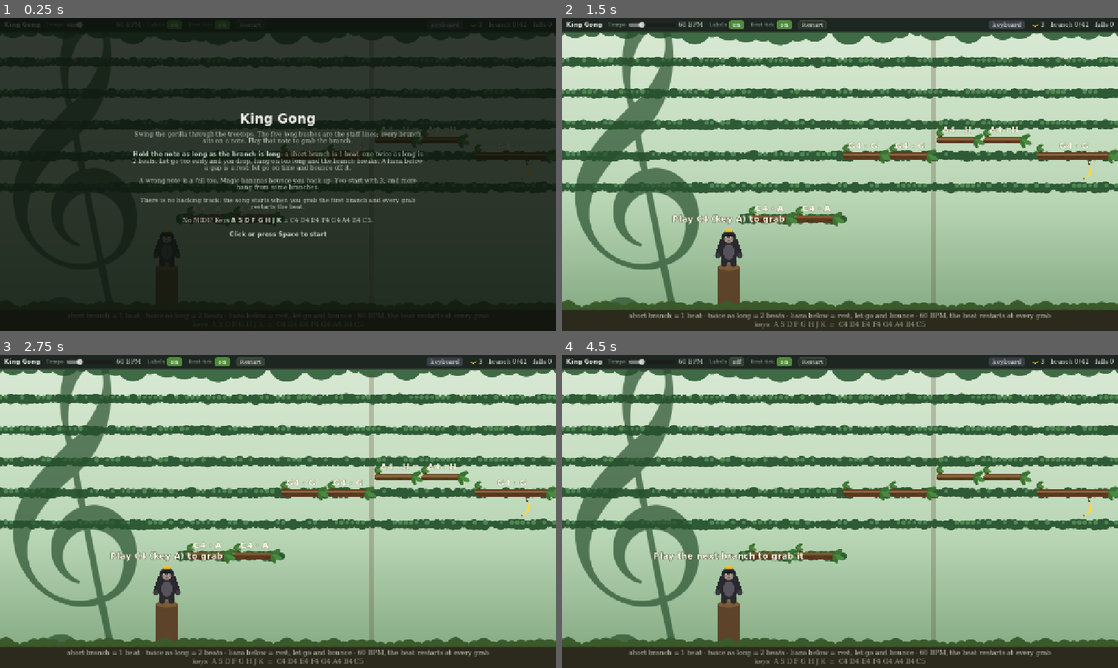
Above: before the commit, frames 1-4 (two rows, left to right).
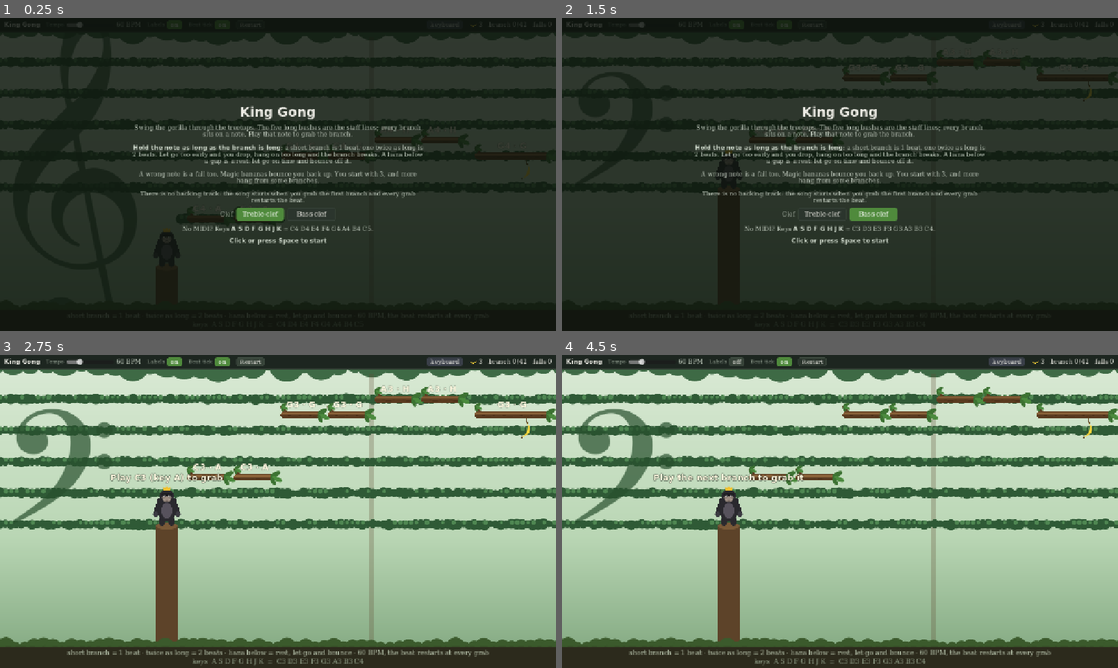
Above: after the commit, the same moments.

Repository: judokas01/midi-game-concepts
Game: Godot game, scene res://main.tscn
Two runs of this game, one before a commit and one after it. Both use one fixed random seed, a clock stepped at 60 frames per second and the inputs below.
Inputs (mouse positions are in pixels of both pictures, inside the frame that each line leads up to):
- Up to frame 1 (0.25 s): no input
- Up to frame 2 (1.5 s): click (823, 215) at 0.5 s, where only the run after the commit has a clickable "Treble clef"; click (873, 215) at 1.25 s, where only the run after the commit has a clickable "Bass clef"
- Up to frame 3 (2.75 s): click "Restart" at 2 s
- Up to frame 4 (4.5 s): click "Restart" at 2.75 s; click "Restart" at 3.5 s; click "on" at 4.25 s

The runs differ from the first frame. In frame 1, 6.3% of the frame differs, in the area x 23-77%, y 28-73%; in frame 2, 96%, in the area x 0-100%, y 0-100%; in frame 3, 11%; in frame 4, 11%.

Commit message:
added bass cleff

Diff:
--- a/godot-implementations/king-gong/main.tscn
+++ b/godot-implementations/king-gong/main.tscn
@@ -32,6 +32,11 @@
 font_size = 468
 font_color = Color(0.14902, 0.305882, 0.172549, 0.7)
 
+[sub_resource type="LabelSettings" id="LabelSettings_bass_clef"]
+font = SubResource("SystemFont_clef")
+font_size = 330
+font_color = Color(0.14902, 0.305882, 0.172549, 0.7)
+
 [sub_resource type="StyleBoxFlat" id="StyleBoxFlat_bar"]
 content_margin_left = 10.0
 content_margin_top = 6.0
@@ -63,6 +68,8 @@
 font_names = PackedStringArray("Segoe UI", "Arial", "sans-serif")
 font_weight = 700
 
+[sub_resource type="ButtonGroup" id="ButtonGroup_clef"]
+
 [node name="Game" type="Node2D"]
 script = ExtResource("1_game")
 
@@ -103,7 +110,7 @@
 [node name="Clef" type="Parallax2D" parent="."]
 scroll_scale = Vector2(0, 0)
 
-[node name="Glyph" type="Label" parent="Clef"]
+[node name="Treble" type="Label" parent="Clef"]
 offset_left = 7.2
 offset_top = -71.4
 offset_right = 268.2
@@ -111,6 +118,16 @@
 mouse_filter = 2
 text = "𝄞"
 label_settings = SubResource("LabelSettings_clef")
+
+[node name="Bass" type="Label" parent="Clef"]
+visible = false
+offset_left = 13.3
+offset_top = -36.7
+offset_right = 197.3
+offset_bottom = 403.3
+mouse_filter = 2
+text = "𝄢"
+label_settings = SubResource("LabelSettings_bass_clef")
 
 [node name="World" type="Node2D" parent="." node_paths=PackedStringArray("ledger", "trunks")]
 script = ExtResource("2_level")
@@ -392,10 +409,52 @@
 
 A wrong note is a fall too. Magic bananas bounce you back up. You start with 3, and more hang from some branches.
 
-There is no backing track: the song starts when you grab the first branch and every grab restarts the beat.
-
-No MIDI? Keys [b]A S D F G H J K[/b] = C4 D4 E4 F4 G4 A4 B4 C5.
-
-[b]Click or press Space to start[/b][/center]"
+There is no backing track: the song starts when you grab the first branch and every grab restarts the beat.[/center]"
 fit_content = true
 scroll_active = false
+
+[node name="Clef" type="HBoxContainer" parent="Hud/Overlay/Center/Box"]
+layout_mode = 2
+mouse_filter = 2
+theme_override_constants/separation = 8
+alignment = 1
+
+[node name="Caption" type="Label" parent="Hud/Overlay/Center/Box/Clef"]
+layout_mode = 2
+theme_override_colors/font_color = Color(0.768627, 0.807843, 0.756863, 1)
+text = "Clef"
+
+[node name="Treble" type="Button" parent="Hud/Overlay/Center/Box/Clef"]
+custom_minimum_size = Vector2(110, 30)
+layout_mode = 2
+focus_mode = 0
+theme_override_font_sizes/font_size = 15
+toggle_mode = true
+button_pressed = true
+button_group = SubResource("ButtonGroup_clef")
+text = "Treble clef"
+
+[node name="Bass" type="Button" parent="Hud/Overlay/Center/Box/Clef"]
+custom_minimum_size = Vector2(110, 30)
+layout_mode = 2
+focus_mode = 0
+theme_override_font_sizes/font_size = 15
+toggle_mode = true
+button_group = SubResource("ButtonGroup_clef")
+text = "Bass clef"
+
+[node name="Keys" type="RichTextLabel" parent="Hud/Overlay/Center/Box"]
+layout_mode = 2
+mouse_filter = 2
+bbcode_enabled = true
+text = "[center]No MIDI? Keys [b]A S D F G H J K[/b] = C4 D4 E4 F4 G4 A4 B4 C5.[/center]"
+fit_content = true
+scroll_active = false
+
+[node name="Start" type="RichTextLabel" parent="Hud/Overlay/Center/Box"]
+layout_mode = 2
+mouse_filter = 2
+bbcode_enabled = true
+text = "[center][b]Click or press Space to start[/b][/center]"
+fit_content = true
+scroll_active = false
--- a/godot-implementations/king-gong/scripts/game.gd
+++ b/godot-implementations/king-gong/scripts/game.gd
@@ -28,6 +28,7 @@
 var bpm := 60.0
 var labels := true
 var tick_on := true
+var clef := Song.Clef.TREBLE   # chosen on the start screen
 
 var notes: Array[Song.Note] = []
 var bananas := 0
@@ -85,11 +86,12 @@
 	hud.tempo_changed.connect(func(v: float) -> void: bpm = v)
 	hud.labels_toggled.connect(_on_labels_toggled)
 	hud.tick_toggled.connect(_on_tick_toggled)
+	hud.clef_chosen.connect(set_clef)
 	if Array(OS.get_cmdline_user_args()).any(func(a: String) -> bool: return a in ["--autoplay", "--perf"] or a.begins_with("--shots=")):
 		add_child(preload("res://scripts/dev_autoplay.gd").new())
 	now = now_ms()
 	_last = now
-	restart()
+	set_clef(clef)
 
 
 func _process(_delta: float) -> void:
@@ -115,7 +117,7 @@
 
 
 func restart() -> void:
-	notes = Song.parse()
+	notes = Song.parse(clef)
 	world.build(notes)
 	_refresh_labels()
 	hud.clear_messages()
@@ -133,6 +135,17 @@
 	camera.position.x = _camera_x()
 	camera.reset_smoothing()
 	_update_hud()
+
+
+## The bass clef plays the song an octave down, the keyboard fallback too. The level is laid
+## out again behind the start screen.
+func set_clef(c: Song.Clef) -> void:
+	clef = c
+	note_input.octave_shift = Song.OCTAVE_SHIFT[c]
+	hud.show_key_notes(note_input.key_notes())
+	$Clef/Treble.visible = c == Song.Clef.TREBLE
+	$Clef/Bass.visible = c == Song.Clef.BASS
+	restart()
 
 
 func beat_ms() -> float:
@@ -355,7 +368,7 @@
 
 
 func _refresh_labels() -> void:
-	world.show_labels(notes, labels, note_input.source == "keyboard")
+	world.show_labels(notes, labels, note_input)
 
 
 func _on_tick_toggled(on: bool) -> void:
@@ -405,7 +418,7 @@
 		gorilla.show_prompt("", 0.0)
 		return
 	var n := notes[cur]
-	var key := NoteInput.key_for(n.midi) if note_input.source == "keyboard" else ""
+	var key := note_input.key_for(n.midi)
 	var text := "Play the next branch to grab it"
 	if labels:
 		text = "Play %s%s to grab" % [n.name, " (key %s)" % key if key != "" else ""]
--- a/godot-implementations/king-gong/scripts/hud.gd
+++ b/godot-implementations/king-gong/scripts/hud.gd
@@ -7,7 +7,9 @@
 signal tempo_changed(bpm: float)
 signal labels_toggled(on: bool)
 signal tick_toggled(on: bool)
+signal clef_chosen(clef: Song.Clef)
 
+const Song := preload("res://scripts/song.gd")
 const Staff := preload("res://scripts/staff.gd")
 const GlowingBanana := preload("res://scenes/glowing_banana.tscn")
 const SOURCE_COLOURS := {"keyboard": Color("3a3f49"), "MIDI": Color("2e8b57")}
@@ -23,6 +25,7 @@
 @onready var _progress: Label = $Bar/Row/Progress
 @onready var _falls: Label = $Bar/Row/Falls
 @onready var _overlay: Control = $Overlay
+@onready var _overlay_keys: RichTextLabel = $Overlay/Center/Box/Keys
 @onready var _banner: Label = $Banner
 @onready var _legend: Label = $Legend
 @onready var _keys: Label = $Keys
@@ -35,6 +38,8 @@
 	_toggle($Bar/Row/Labels/Toggle, labels_toggled)
 	_toggle($Bar/Row/Tick/Toggle, tick_toggled)
 	$Bar/Row/Restart.pressed.connect(func() -> void: restart_pressed.emit())
+	$Overlay/Center/Box/Clef/Treble.pressed.connect(func() -> void: clef_chosen.emit(Song.Clef.TREBLE))
+	$Overlay/Center/Box/Clef/Bass.pressed.connect(func() -> void: clef_chosen.emit(Song.Clef.BASS))
 	_overlay.gui_input.connect(_on_overlay_input)
 	# own copy, so recolouring it does not touch the scene's shared style
 	_source.add_theme_stylebox_override("normal", _source.get_theme_stylebox("normal").duplicate())
@@ -50,6 +55,12 @@
 	_source.text = source
 	(_source.get_theme_stylebox("normal") as StyleBoxFlat).bg_color = SOURCE_COLOURS[source]
 	_keys.visible = source == "keyboard"
+
+
+## What the computer keys play, on the start screen and under the floor.
+func show_key_notes(names: String) -> void:
+	_keys.text = "keys  A S D F G H J K  =  " + names
+	_overlay_keys.text = "[center]No MIDI? Keys [b]A S D F G H J K[/b] = %s.[/center]" % names
 
 
 func show_tempo(bpm: float) -> void:
--- a/godot-implementations/king-gong/scripts/level.gd
+++ b/godot-implementations/king-gong/scripts/level.gd
@@ -1,6 +1,6 @@
 extends Node2D
 ## Lays the song out as a level: a branch per note, a liana per rest, the start stump and the
-## nest; plus, in the layers behind, the C4 ledger bushes and the bar-line trunks.
+## nest; plus, in the layers behind, the ledger bushes below the staff and the bar-line trunks.
 
 const Song := preload("res://scripts/song.gd")
 const Staff := preload("res://scripts/staff.gd")
@@ -68,9 +68,9 @@
 
 
 ## Note names on the branches, with the computer key when playing on the keyboard.
-func show_labels(notes: Array[Song.Note], on: bool, keyboard: bool) -> void:
+func show_labels(notes: Array[Song.Note], on: bool, keys: NoteInput) -> void:
 	for i in notes.size():
-		var key := NoteInput.key_for(notes[i].midi) if keyboard else ""
+		var key := keys.key_for(notes[i].midi)
 		var text := notes[i].name + (" · " + key if key != "" else "")
 		branch(i).set_label(text if on else "")
 
--- a/godot-implementations/king-gong/scripts/note_input.gd
+++ b/godot-implementations/king-gong/scripts/note_input.gd
@@ -11,18 +11,26 @@
 signal start_requested
 signal restart_requested
 
+const Song := preload("res://scripts/song.gd")
 const KEYS: Array[Key] = [KEY_A, KEY_S, KEY_D, KEY_F, KEY_G, KEY_H, KEY_J, KEY_K]
-const KEY_MIDI: Array[int] = [60, 62, 64, 65, 67, 69, 71, 72]
+const KEY_MIDI: Array[int] = [60, 62, 64, 65, 67, 69, 71, 72]   # C4 to C5, before octave_shift
 const KEY_LABELS := "ASDFGHJK"
 const RESCAN_S := 2.0
 
 var source := "keyboard"
+var octave_shift := 0      # octaves the keys are moved by: -1 in the bass clef
 var _rescan := RESCAN_S
 
 
-static func key_for(midi: int) -> String:
-	var i := KEY_MIDI.find(midi)
-	return KEY_LABELS[i] if i >= 0 else ""
+## The computer key that plays `midi`, while the keyboard is the live input.
+func key_for(midi: int) -> String:
+	var i := KEY_MIDI.find(midi - 12 * octave_shift)
+	return KEY_LABELS[i] if i >= 0 and source == "keyboard" else ""
+
+
+## What the keys play, "C4 D4 E4 F4 G4 A4 B4 C5".
+func key_notes() -> String:
+	return " ".join(KEY_MIDI.map(func(m: int) -> String: return Song.note_name(m + 12 * octave_shift)))
 
 
 func _ready() -> void:
@@ -62,7 +70,7 @@
 	var idx := KEYS.find(key.keycode)
 	if not key.pressed:
 		if idx >= 0:
-			note_off.emit(KEY_MIDI[idx], t)
+			note_off.emit(KEY_MIDI[idx] + 12 * octave_shift, t)
 		return
 	if key.echo or key.ctrl_pressed or key.meta_pressed or key.alt_pressed:
 		return
@@ -72,7 +80,7 @@
 		restart_requested.emit()
 	elif idx >= 0:
 		_set_source("keyboard")
-		note_on.emit(KEY_MIDI[idx], t)
+		note_on.emit(KEY_MIDI[idx] + 12 * octave_shift, t)
 	else:
 		return
 	get_viewport().set_input_as_handled()
--- a/godot-implementations/king-gong/scripts/song.gd
+++ b/godot-implementations/king-gong/scripts/song.gd
@@ -1,5 +1,7 @@
 extends RefCounted
 ## The tune, parsed into branches. Same data as the spike.
+
+enum Clef { TREBLE, BASS }
 
 # [note, beats]: 1 is a quarter note, 2 a half, 4 a whole, 0.5 an eighth. "r" is a rest.
 # A trailing "*" hangs a banana on that branch.
@@ -12,6 +14,12 @@
 	["F4", 1], ["F4", 1], ["E4", 1], ["E4", 1], ["D4", 1], ["D4", 1], ["C4", 2],
 ]
 
+# The song is written in the treble clef. The bass clef plays it an octave down, which puts it
+# inside the bass staff.
+const OCTAVE_SHIFT := {Clef.TREBLE: 0, Clef.BASS: -1}
+# The note on the ledger line just below each staff. That line is step 0.
+const BELOW_STAFF := {Clef.TREBLE: "C4", Clef.BASS: "E2"}
+
 const LETTER_SEMI := {"C": 0, "D": 2, "E": 4, "F": 5, "G": 7, "A": 9, "B": 11}
 const LETTER_STEP := {"C": 0, "D": 1, "E": 2, "F": 3, "G": 4, "A": 5, "B": 6}
 const NAMES := ["C", "C#", "D", "D#", "E", "F", "F#", "G", "G#", "A", "A#", "B"]
@@ -20,7 +28,7 @@
 class Note:
 	var name: String
 	var midi: int
-	var step: int          # staff steps above C4
+	var step: int          # staff steps above the ledger line below the staff
 	var beat: float        # beat the note starts on
 	var beats: float       # how long it is held
 	var rest_after := 0.0  # beats of rest before the next note
@@ -36,7 +44,7 @@
 	return "1 beat" if beats == 1.0 else "%s beats" % String.num(beats)
 
 
-static func parse() -> Array[Note]:
+static func parse(clef: Clef) -> Array[Note]:
 	var out: Array[Note] = []
 	var beat := 0.0
 	for entry in SONG:
@@ -48,13 +56,18 @@
 			continue
 		var n := Note.new()
 		n.banana = raw.ends_with("*")
-		n.name = raw.trim_suffix("*")
-		var letter := n.name[0]
-		var octave := int(n.name.right(1))
+		var letter := raw[0]
+		var octave: int = int(raw.trim_suffix("*").right(1)) + OCTAVE_SHIFT[clef]
+		n.name = letter + str(octave)
 		n.midi = 12 * (octave + 1) + LETTER_SEMI[letter]
-		n.step = 7 * (octave - 4) + LETTER_STEP[letter]
+		n.step = _degree(n.name) - _degree(BELOW_STAFF[clef])
 		n.beat = beat
 		n.beats = length
 		out.append(n)
 		beat += length
 	return out
+
+
+## White keys from C0 up to `name`, e.g. "C4" is 28.
+static func _degree(name: String) -> int:
+	return 7 * int(name.right(1)) + LETTER_STEP[name[0]]
--- a/godot-implementations/king-gong/scripts/staff.gd
+++ b/godot-implementations/king-gong/scripts/staff.gd
@@ -7,9 +7,9 @@
 const BEAT_W := 3.0 * STEP             # horizontal pixels per beat
 const BRANCH_PER_BEAT := 2.2 * STEP    # a branch is this long per beat of its note; the rest is gap
 const SKY_TOP := 44.0
-const C4_Y := SKY_TOP + 11.6 * STEP    # the C4 ledger line
-const LIANA_Y := C4_Y + 4.1 * STEP
-const FLOOR_Y := C4_Y + 5.7 * STEP
+const LEDGER_Y := SKY_TOP + 11.6 * STEP   # the ledger line below the staff: C4 in the treble clef, E2 in the bass
+const LIANA_Y := LEDGER_Y + 4.1 * STEP
+const FLOOR_Y := LEDGER_Y + 5.7 * STEP
 
 
 static func x_of(beat: float) -> float:
@@ -17,7 +17,7 @@
 
 
 static func y_of(step: float) -> float:
-	return C4_Y - step * STEP
+	return LEDGER_Y - step * STEP
 
 
 ## The middle of a note's branch, where the gorilla grips it.
Not shown: 1 places in godot-implementations/king-gong/main.tscn that only renumber resources
Not shown, changed: godot-implementations/king-gong/README.md
